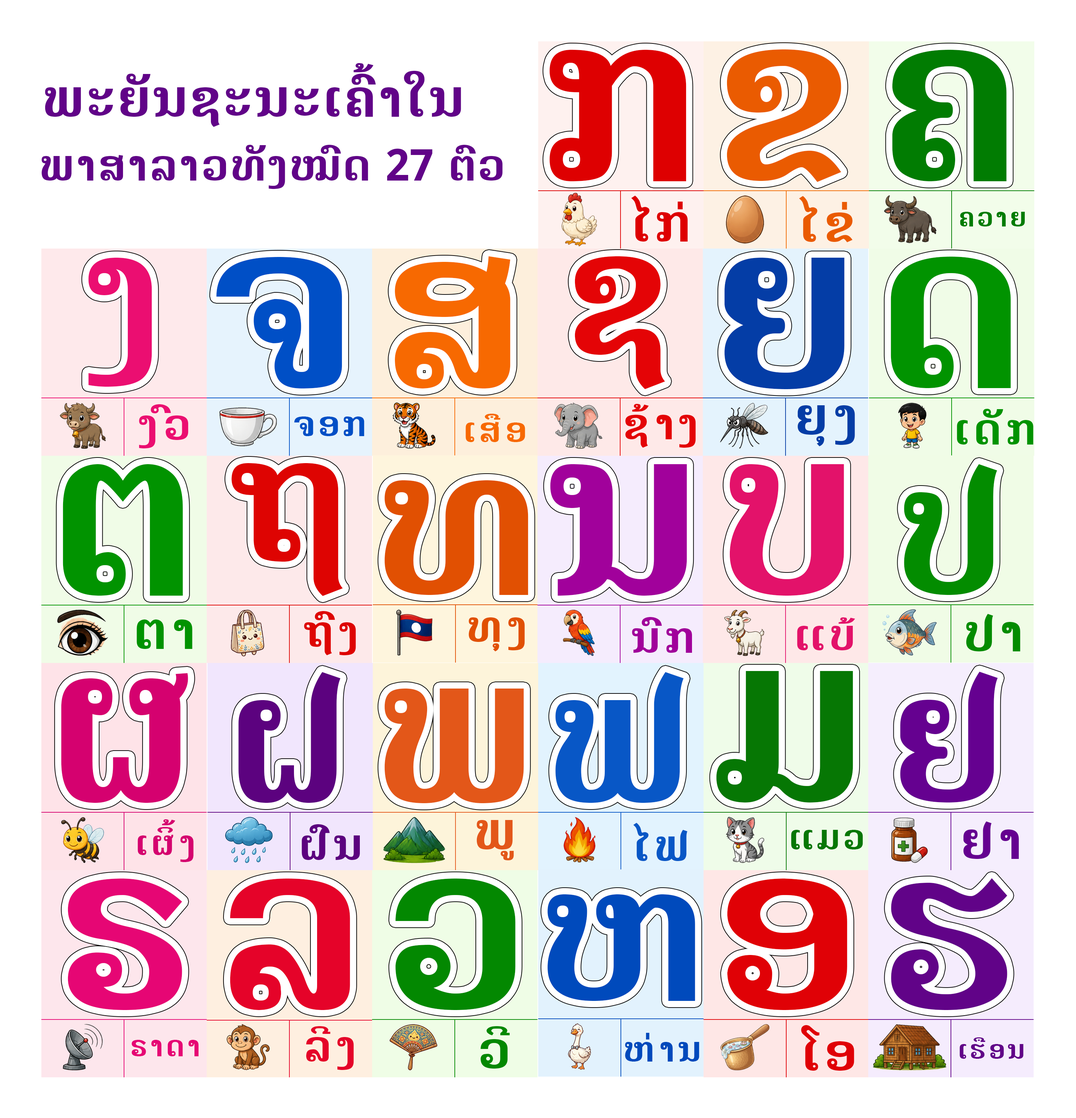
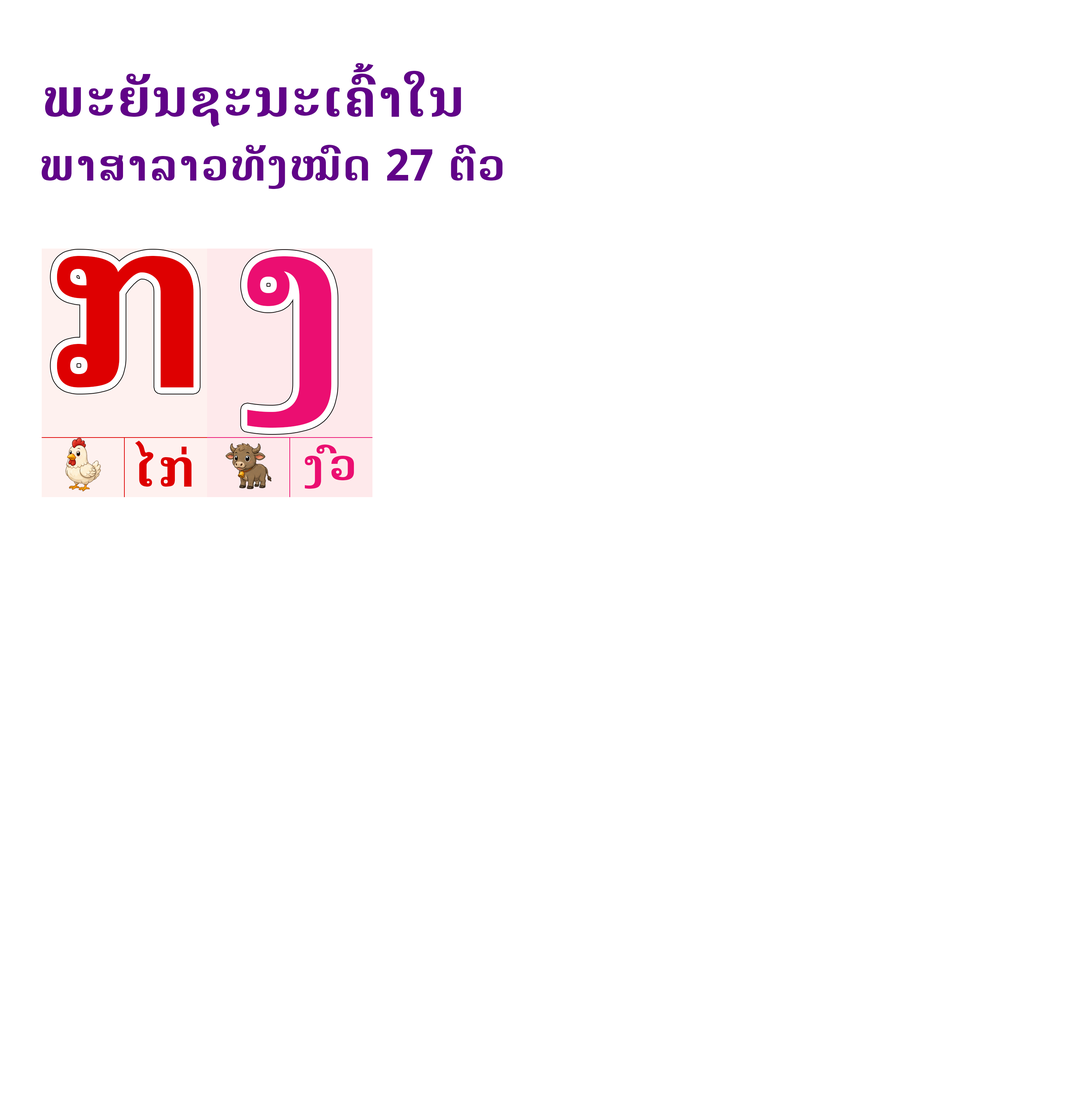
Revision of a layered (1076, 1118) image; what changed, layer by layer:
moved "27" into group "Group 1" over [868, 870, 1035, 1078]
moved "26" into group "Group 1" over [703, 870, 870, 1078]
moved "25" into group "Group 1" over [538, 869, 704, 1077]
moved "24" into group "Group 1" over [372, 870, 538, 1078]
moved "23" into group "Group 1" over [206, 870, 373, 1078]
moved "22" into group "Group 1" over [41, 870, 207, 1078]
moved "21" into group "Group 1" over [868, 662, 1035, 871]
moved "20" into group "Group 1" over [703, 662, 870, 871]
moved "19" into group "Group 1" over [538, 662, 704, 871]
moved "18" into group "Group 1" over [372, 662, 539, 871]
moved "17" into group "Group 1" over [207, 662, 373, 871]
moved "16" into group "Group 1" over [41, 662, 207, 871]
moved "15" into group "Group 1" over [868, 455, 1035, 663]
moved "14" into group "Group 1" over [703, 455, 869, 663]
moved "13" into group "Group 1" over [537, 455, 704, 663]
moved "12" into group "Group 1" over [372, 455, 539, 663]
hid "11" over [206, 455, 373, 663]
hid "10" over [41, 455, 207, 663]
hid "9" over [869, 248, 1035, 456]
hid "7" over [537, 248, 704, 456]
hid "5" over [206, 248, 373, 456]
added layer "111" above "112" over [207, 248, 373, 498]
renamed "4" to "112", painted on it over [41, 248, 208, 498]
hid "2" over [703, 41, 870, 249]
…and 4 more changes (1 removed, 3 visibility)
